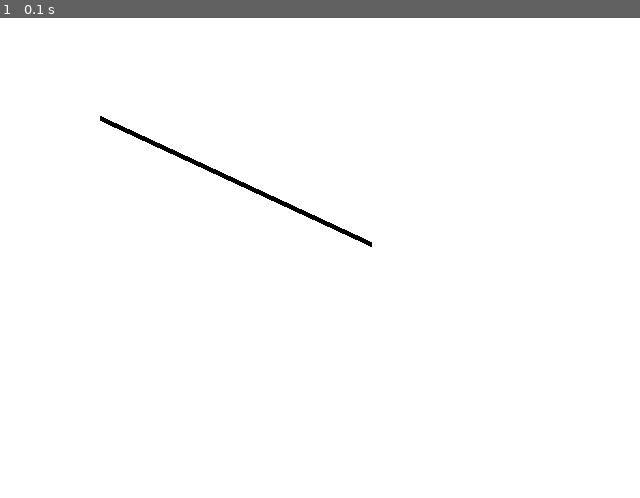
Above: before the commit, frame 1.
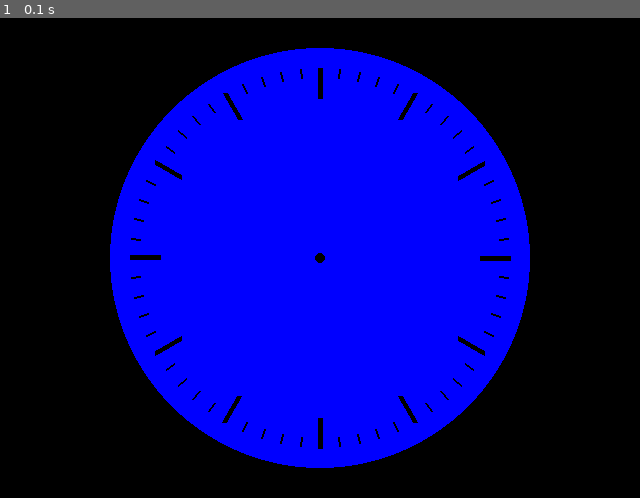
Above: after the commit, the same moment.

Repository: marcojs253-crypto/daki-
Game: pygame game, started from ur- start.py
Same seed, same stepped clock (60 frames per second), same inputs: the game is played once before the commit and once after it.
Inputs:
- Up to frame 1 (0.1 s): no input

The runs differ from the first frame. In frame 1, 100% of the frame differs, in the area x 0-100%, y 0-100%.

Commit message:
minut viser

Diff:
--- a/ur- start.py
+++ b/ur- start.py
@@ -1,22 +1,62 @@
-import pygame
-import math
+import pygame, math  # HVAD: Hent værktøjer udefra
+                     # HVORFOR: Vi skal bruge vindue/grafik og cos/sin
 
-pygame.init()
-screen = pygame.display.set_mode((640, 480))
-screen.fill((255, 255, 255))
+pygame.init()        # HVAD: Start pygame
+                     # HVORFOR: Skal gøres før pygame virker
 
-start_point = (100, 100)
-angle = 25
-length = 300
-end_x = start_point[0] + length * math.cos(math.radians(angle))
-end_y = start_point[1] + length * math.sin(math.radians(angle))
-end_point = (end_x, end_y)
+# HVAD: Lav et vindue
+skaerm = pygame.display.set_mode((640, 480))
+# HVORFOR: Vi skal have noget at tegne på
 
-pygame.draw.line(screen, (0,0,0), start_point, end_point, 5)
+# HVAD: Gør baggrunden hvid
+skaerm.fill((0, 0, 0))
+# HVORFOR: Så vi kan se vores sorte streger
+
+# HVORFOR: Det hjælper os med at se centrum
+# 2) Ur-geometri (som angivet)
+centrum_x, centrum_y = 320, 240
+radius = 190              # 240 - 50 i din opsætning
+streg_laengde_T = 30        # hvor langt ind fra ydercirklen
+streg_tykkelse_T = 5        # linjetykkelse i pixels
+streg_laengde_M = 10
+streg_tykkelse_M = 2
+ANTAL_T = 12
+ANTAL_M = 60
+VINKEL_TRIN = 360 // ANTAL_T  # 30 grader
+VINKEL_TRIN_M =360 // ANTAL_M
+
+pygame.draw.circle(skaerm, (0, 0, 255), (centrum_x, centrum_y), 210)
+pygame.draw.circle(skaerm, (0, 0, 0), (centrum_x, centrum_y), 5)
+
+def punkt_fra_top(centrum_x, centrum_y, radius, vinkel_fra_kl12_grader):
+    """
+    Beregn et punkt på cirklen givet vinkel målt fra 'kl. 12' (opad).
+    Bruges konventionen: x = r*sin(θ) og y = r*cos(θ), hvor θ er i radianer.
+    """
+    theta = math.radians(vinkel_fra_kl12_grader)  # grader -> radianer
+    x = centrum_x + radius * math.sin(theta)      # vandret (Opposite)
+    y = centrum_y + radius * math.cos(theta)      # lodret  (Adjacent)
+    return int(x), int(y)
+
+# 3) Tegn 12 time-streger i 30°-trin, fra ydercirklen og ind
+for i in range(ANTAL_T):
+    vinkel_grader = i * VINKEL_TRIN            # 0,30,60,...,330
+    yderpunkt = punkt_fra_top(centrum_x, centrum_y, radius, vinkel_grader)
+    inderpunkt = punkt_fra_top(centrum_x, centrum_y, radius - streg_laengde_T, vinkel_grader)
+    pygame.draw.line(skaerm, (0, 0, 0), yderpunkt, inderpunkt, streg_tykkelse_T)  # tegn streg
+
+# 3) Tegn 12 time-streger i 30°-trin, fra ydercirklen og ind
+for i in range(60):
+    vinkel_grader = i * VINKEL_TRIN_M            # 0,30,60,...,330
+    yderpunkt = punkt_fra_top(centrum_x, centrum_y, radius, vinkel_grader)
+    inderpunkt = punkt_fra_top(centrum_x, centrum_y, radius - streg_laengde_M, vinkel_grader)
+    pygame.draw.line(skaerm, (0, 0, 0), yderpunkt, inderpunkt, streg_tykkelse_M)  # tegn streg
 
 pygame.display.flip()
-while True:
-    for event in pygame.event.get():
-        if event.type == pygame.QUIT:
-            pygame.quit()
-            exit()
+
+# 4) Event-loop: luk pænt ved klik på kryds
+koerer = True
+while koerer:
+    for haendelse in pygame.event.get():
+        if haendelse.type == pygame.QUIT:
+            koerer = False
Not shown, changed: test
